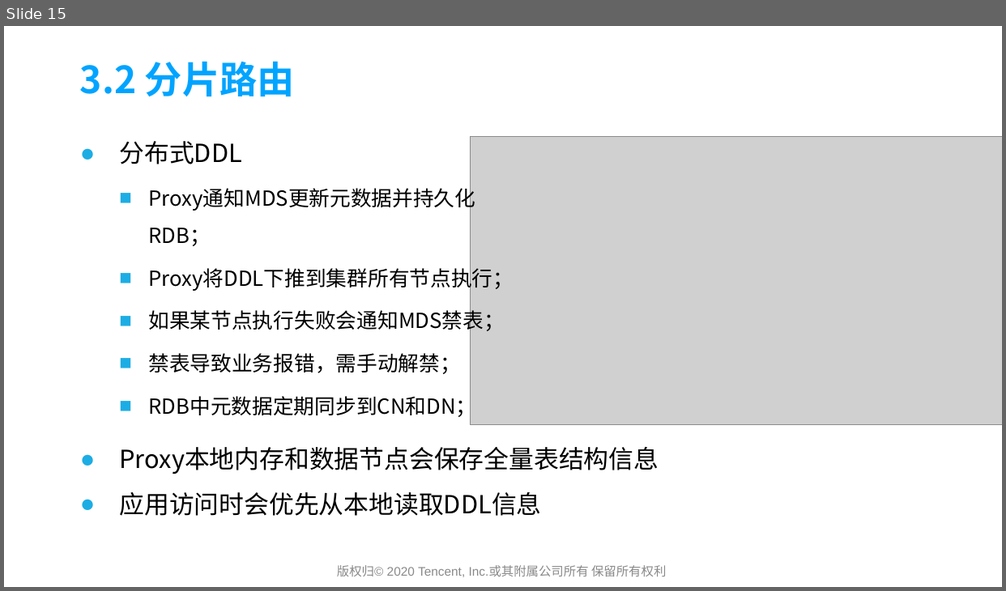
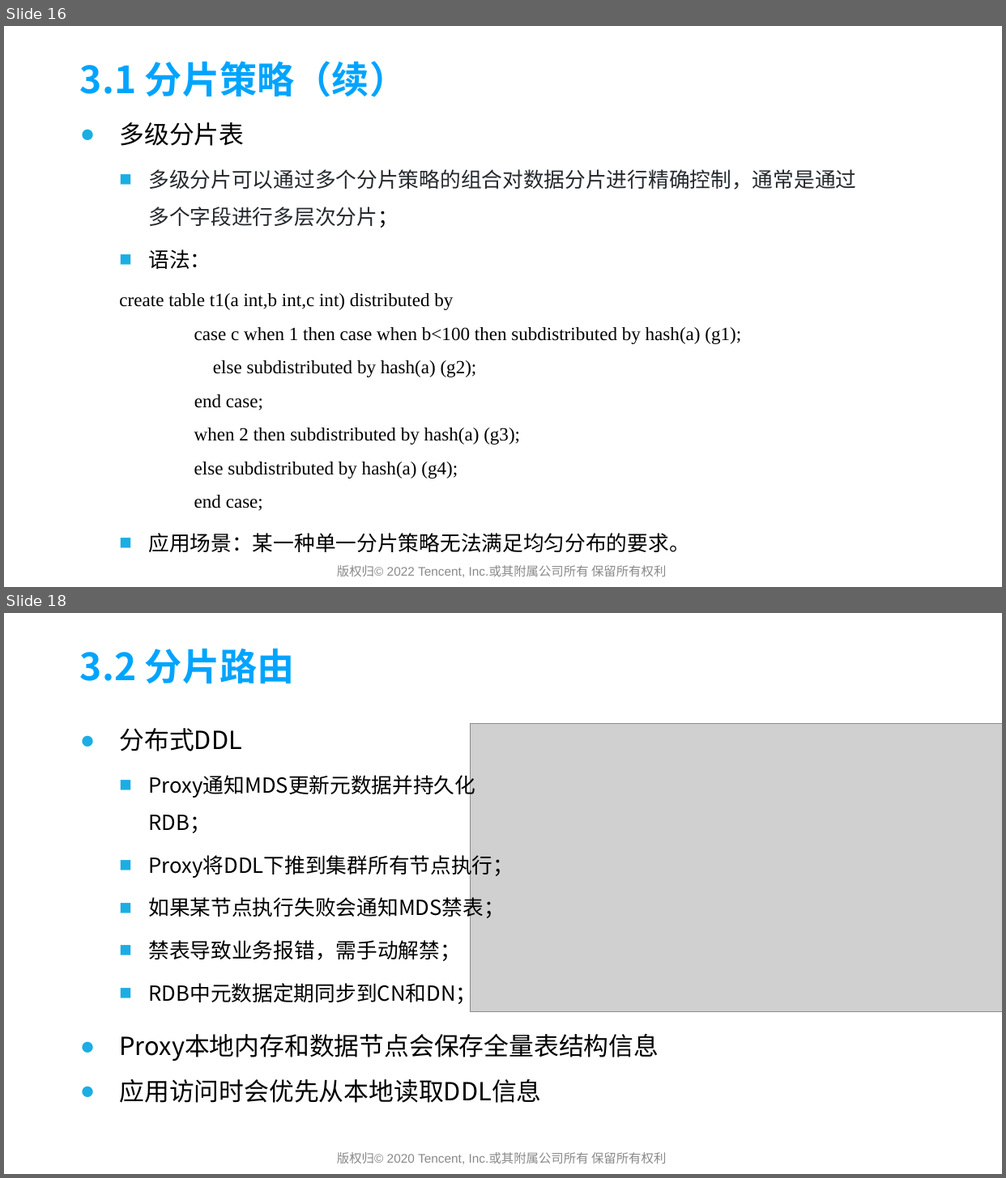
Before and after one commit to yedushusheng/mysql-learning, a slide deck: 28. OLTP/GoldenDB产品简介及架构解析.pptx. Shown one above the other, each under a label of ours: slide 15 before the commit, slides 16 and 18 after it; the slides between them are not shown. The pictures are 1006x591 and 1006x1178 pixels, drawn with LibreOffice and Linux fonts; fonts in the diff are those of the drawing; grey boxes stand for pictures; background and template pictures are left out. Boxes give left, top, right and bottom in pixels: in the first picture for what was removed or moved away, otherwise in the second. Text is boxed around its words. In the diff, an @@ line names an element or a change of style, - is before the commit and + after.

```diff
--- a/28. OLTP/GoldenDB产品简介及架构解析.pptx
+++ b/28. OLTP/GoldenDB产品简介及架构解析.pptx
@@ slide 16 added at box(4, 26, 1002, 587), background picture (left out) @@
@@ title added at box(80, 61, 407, 97), 36 pt, text #00A4FF, bold @@
+3.1 分片策略（续）
@@ text added at box(119, 122, 856, 552), 18 pt, text #000000 @@
+● 多级分片表
+  ■ 多级分片可以通过多个分片策略的组合对数据分片进行精确控制，通常是通过多个字段进行多层次分片；
+  ■ 语法：
+  create table t1(a int,b int,c int) distributed by
+  case c when 1 then case when b<100 then subdistributed by hash(a) (g1);
+  else subdistributed by hash(a) (g2);
+  end case;
+  when 2 then subdistributed by hash(a) (g3);
+  else subdistributed by hash(a) (g4);
+  end case;
+  ■ 应用场景：某一种单一分片策略无法满足均匀分布的要求。
@@ text added at box(337, 565, 666, 578), 12 pt, text #898989 @@
+版权归© 2022 Tencent, Inc.或其附属公司所有 保留所有权利
@@ what was slide 15 is now slide 18 @@
```
Also in this commit, not shown: 10 slides changed, 7 other slides added.
